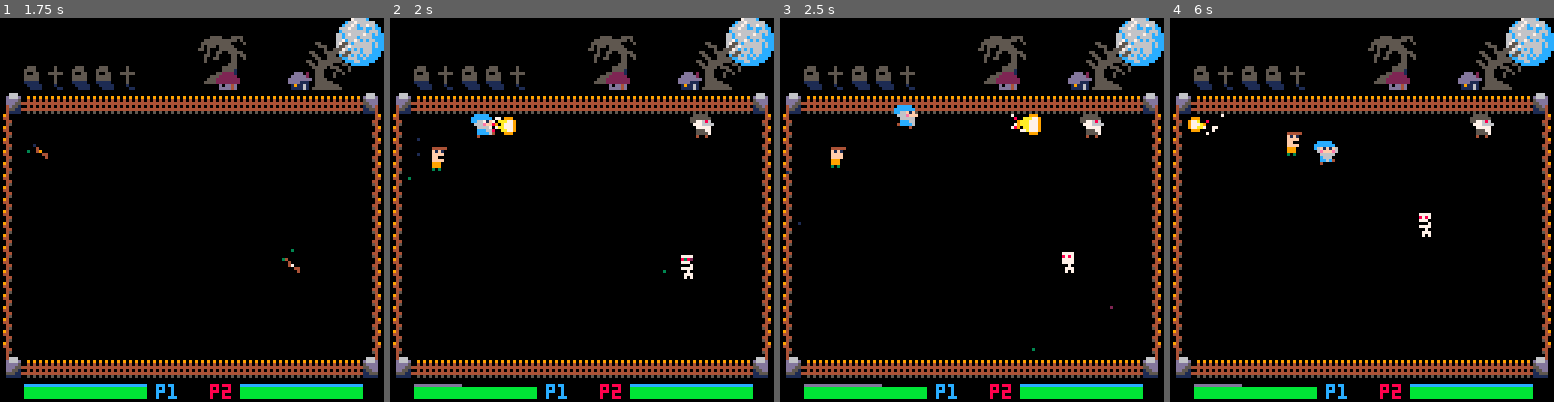
Above: before the commit, frames 1-4 (left to right).
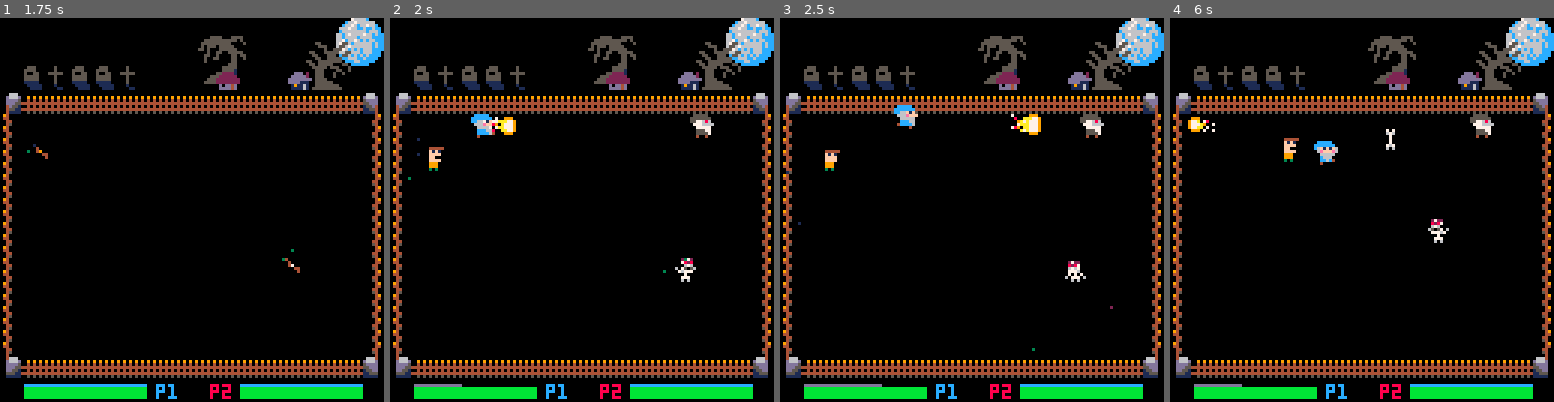
Above: after the commit, the same moments.

Repository: ravertass/wizardkingz
Game: PICO-8 cartridge wizardz.p8
Same seed, same stepped clock (60 frames per second), same inputs: the game is played once before the commit and once after it.
Inputs:
- Up to frame 1 (1.75 s): tap X (X key) at 0.33, 1.07 s; tap O (Z key) at 0.7, 1.7 s; hold Right from 1.6 s (still down)
- Up to frame 2 (2 s): keep holding Right; tap X (X key) at 1.85 s
- Up to frame 3 (2.5 s): release Right at 2.1 s; tap O (Z key) at 2.1 s; hold Up 2.15-2.42 s; hold Right from 2.47 s (still down)
- Up to frame 4 (6 s): tap O (Z key) every 0.4 s from 2.5 to 5.7 s; tap X (X key) at 2.97, 4.08, 5.2 s; release Right at 3.03 s; hold Left 3.08-3.58 s; hold Down 3.63-3.97 s; hold Right 4.02-4.68 s; hold Up 4.73-5.03 s; hold Left 5.08-5.68 s; hold Down from 5.73 s (still down)

Frame 1 is identical in both runs. In frame 2, 0.3% of the frame differs, in the area x 10-80%, y 25-69%; in frame 3, 0.5%; in frame 4, 0.7%, in the area x 8-73%, y 25-59%.

Commit message:
Add ranged projectiles for creatures

Diff:
--- a/wizardz.p8
+++ b/wizardz.p8
@@ -73,15 +73,18 @@
 ---- constants ----
 
 skeltal_sprs = {064, 065}
+skeltal_ranged_sprs = {068, 069}
 skeltal_spawn_sprs = {072, 073}
 human_sprs = {080, 081}
+human_ranged_sprs = {084, 085}
 human_spawn_sprs = {088, 089}
 c_startscreen_timer = "startscreen_timer"
 c_startscreen_timer_countdown_start = 1
 c_original_max_mana = 30
 projectile_sprs = {
   fireball = {128, 129},
-  lightning_ball = {132, 133, 134}
+  lightning_ball = {132, 133, 134},
+  bone = {070, 071}
 }
 
 bait_spr = {
@@ -252,12 +255,34 @@
       y = 0
     },
     type = 'human',
+    attack_type = 'melee',
     sprs = human_sprs,
     spr = human_sprs[1],
     spawn_sprs = human_spawn_sprs,
     spawn_time = time(),
     spawned = false,
     spawn_frame_count = 1,
+    last_projectile = time()
+  })
+end
+
+function add_human_ranged()
+  add(humans, {
+    x = rnd(104)+8,
+    y = rnd(72)+32,
+    vel = {
+      x = 0,
+      y = 0
+    },
+    type = 'human',
+    attack_type = 'ranged',
+    sprs = human_ranged_sprs,
+    spr = human_ranged_sprs[1],
+    spawn_sprs = human_spawn_sprs,
+    spawn_time = time(),
+    spawned = false,
+    spawn_frame_count = 1,
+    last_projectile = time()
   })
 end
 
@@ -270,12 +295,34 @@
       y = 0
     },
     type = 'skeltal',
+    attack_type = 'melee',
     sprs = skeltal_sprs,
     spr = skeltal_sprs[1],
     spawn_sprs = skeltal_spawn_sprs,
     spawn_time = time(),
     spawned = false,
     spawn_frame_count = 1,
+    last_projectile = time()
+  })
+end
+
+function add_skeltal_ranged()
+  add(skeltals, {
+    x = rnd(104)+8,
+    y = rnd(72)+32,
+    vel = {
+      x = 0,
+      y = 0
+    },
+    type = 'skeltal',
+    attack_type = 'ranged',
+    sprs = skeltal_ranged_sprs,
+    spr = skeltal_ranged_sprs[1],
+    spawn_sprs = skeltal_spawn_sprs,
+    spawn_time = time(),
+    spawned = false,
+    spawn_frame_count = 1,
+    last_projectile = time()
   })
 end
 
@@ -292,11 +339,12 @@
   skeltals = {}
   humans = {}
   projectiles = {}
+  creature_projectiles = {}
   expl_particles = {}
   baits = {}
   chests = {}
 
-  add_skeltal()
+  add_skeltal_ranged()
   add_human()
 
   music(c_song_1)
@@ -318,6 +366,19 @@
   }
 end
 
+function new_creature_projectile(x, y, dir, speed, _type)
+  return {
+    x = x,
+    y = y,
+    dir = dir,
+    type = "projectile",
+    projectile_type = _type,
+    spr = projectile_sprs[_type][1],
+    spr_ix = 1,
+    speed = speed,
+  }
+end
+
 function new_bait(x, y, bait_type, lifetime)
   return {
     x = x,
@@ -374,9 +435,10 @@
   update_player(pl2)
   foreach(chests, update_chest)
   foreach(baits, update_bait)
-  foreach(skeltals, update_skeltal)
-  foreach(humans, update_human)
+  foreach(skeltals, update_enemy)
+  foreach(humans, update_enemy)
   foreach(projectiles, update_projectile)
+  foreach(creature_projectiles, update_creature_projectile)
   generate_chests()
 end
 
@@ -637,18 +699,18 @@
 end
 
 function follow(target, e)
-  world_size = 128
-  norm_x=(target.x-e.x)/world_size
-  norm_y=(target.y-e.y)/world_size
+  local world_size = 128
+  local norm_x=(target.x-e.x)/world_size
+  local norm_y=(target.y-e.y)/world_size
   e.dir=atan2(norm_x,norm_y)
   move(e)
 end
 
 function move(e)
-  max_speed = 0.4
-  speed = rnd(max_speed)
-  dx=cos(e.dir)*speed
-  dy=sin(e.dir)*speed
+  local max_speed = 0.4
+  local speed = rnd(max_speed)
+  local dx=cos(e.dir)*speed
+  local dy=sin(e.dir)*speed
   e.vel.x = dx
   e.vel.y = dy
   e.x += dx
@@ -729,7 +791,7 @@
   elseif wpn.projectile_type == 'lightning_ball' then
     lightning_collision(wpn)
   elseif wpn.projectile_type == 'bone' then
-    ai_wpn_collision(wpn, pl1)
+    --ai_wpn_collision(wpn, pl1)
   elseif wpn.projectile_type == 'star' then
     ai_wpn_collision(wpn, pl2)
   else
@@ -805,38 +867,43 @@
   end
 end
 
-function update_skeltal(s)
-  if s.spawned then
+function update_enemy(e)
+  if e.spawned then
     local action = flr(rnd(10))
-    if action <= 8 then
-      target = select_target(s)
-      follow(target, s)
-    elseif action == 9 then
-      s.x = s.x + rnd(2) - 1
-      s.y = s.y + rnd(2) - 1
-    else
-      -- do nothing
-    end
-  else
-    spawn_creature(s)
-  end
-end
-
-function update_human(h)
-  if h.spawned then
-    local action = flr(rnd(10))
-    if action <= 8 then
-      target = select_target(h)
-      follow(target, h)
-    elseif action == 9 then
-      h.x = h.x + rnd(2) - 1
-      h.y = h.y + rnd(2) - 1
-    else
-      -- do nothing
-    end
-  else
-    spawn_creature(h)
-  end
+    if e.attack_type == 'melee' then
+      if action <= 8 then
+        target = select_target(e)
+        follow(target, e)
+      elseif action == 9 then
+        e.x = e.x + rnd(2) - 1
+        e.y = e.y + rnd(2) - 1
+      else
+        -- do nothing
+      end
+    elseif e.attack_type == 'ranged' then
+      if action <= 1 and e.last_projectile + 2 < time() then
+        e.last_projectile = time()
+        add_creature_projectile(e, 'bone')
+      elseif action <= 5 then
+        target = select_target(e)
+        follow(target, e)
+      elseif action == 9 then
+        e.x = e.x + rnd(2) - 1
+        e.y = e.y + rnd(2) - 1
+      else
+        -- do nothing
+      end
+    end
+  else
+    spawn_creature(e)
+  end
+end
+
+function update_creature_projectile(e)
+  local dx=cos(e.dir)*e.speed
+  local dy=sin(e.dir)*e.speed
+  e.x += dx
+  e.y += dy
 end
 
 function spawn_creature(c)
@@ -846,6 +913,20 @@
   if c.spawn_frame_count % 5 == 0 then
     add(expl_particles, create_expl_particle(c.x, c.y, 0, 0, flr(rnd(3))+1))
   end
+end
+
+function add_creature_projectile(c, type)
+  local target
+  if type == 'bone' then
+    target = pl1
+  else
+    target = pl2
+  end
+  local world_size = 128
+  local norm_x=(target.x-c.x)/world_size
+  local norm_y=(target.y-c.y)/world_size
+  local dir = atan2(norm_x,norm_y)
+  add(creature_projectiles, new_creature_projectile(c.x, c.y, dir, 2, type))
 end
 
 function select_target(s)
@@ -1021,6 +1102,8 @@
   draw_fences()
   draw_enemies()
   draw_players()
+  foreach(creature_projectiles, draw_entity)
+  foreach(creature_projectiles, update_projectile_spr)
   foreach(projectiles, draw_entity)
   foreach(projectiles, update_projectile_spr)
   foreach(expl_particles, update_expl_particle)
@@ -1098,24 +1181,32 @@
 end
 
 function update_projectile_spr(e)
-  e.spr_ix += 1
-  if e.spr_ix > #(projectile_sprs[e.projectile_type]) then
-    e.spr_ix = 1
-  end
-
-  e.flip_x = e.vel.x < 0
-  e.flip_y = e.vel.y < 0
-  e.spr = projectile_sprs[e.projectile_type][e.spr_ix]
-  if e.vel.x == 0 then
-    e.spr += 16
-  elseif e.vel.x != 0 and e.vel.y != 0 then
-    e.spr += 32
-  end
-  e.size += e.size_dx
-  if e.size >= 10 then
-    e.size_dx = -1
-  elseif e.size <= 7 then
-    e.size_dx = 1
+  if e.projectile_type == 'bone' or e.projectile_type == 'star' then
+    e.spr = projectile_sprs[e.projectile_type][ceil(e.spr_ix/5)]
+    e.spr_ix += 1
+    if e.spr_ix > 9 then
+      e.spr_ix = 1
+    end
+  else
+    e.spr_ix += 1
+    if e.spr_ix > #(projectile_sprs[e.projectile_type]) then
+      e.spr_ix = 1
+    end
+
+    e.flip_x = e.vel.x < 0
+    e.flip_y = e.vel.y < 0
+    e.spr = projectile_sprs[e.projectile_type][e.spr_ix]
+    if e.vel.x == 0 then
+      e.spr += 16
+    elseif e.vel.x != 0 and e.vel.y != 0 then
+      e.spr += 32
+    end
+    e.size += e.size_dx
+    if e.size >= 10 then
+      e.size_dx = -1
+    elseif e.size <= 7 then
+      e.size_dx = 1
+    end
   end
 end
 
@@ -1227,13 +1318,17 @@
 end
 
 function draw_projectile(e)
-  spr_x = flr(e.spr % 16) * 8
-  spr_y = flr(e.spr / 16) * 8
-  pos_x = e.x - ((e.size - 8) / 2)
-  pos_y = e.y - ((e.size - 8) / 2)
-  sspr(spr_x, spr_y, 8, 8, pos_x, pos_y, e.size, e.size, e.flip_x, e.flip_y)
-  for i = 0, 5 do
-    add_particle(e)
+  if e.projectile_type == 'bone' or e.projectile_type == 'star' then
+    spr(e.spr, e.x, e.y)
+  else
+    spr_x = flr(e.spr % 16) * 8
+    spr_y = flr(e.spr / 16) * 8
+    pos_x = e.x - ((e.size - 8) / 2)
+    pos_y = e.y - ((e.size - 8) / 2)
+    sspr(spr_x, spr_y, 8, 8, pos_x, pos_y, e.size, e.size, e.flip_x, e.flip_y)
+    for i = 0, 5 do
+      add_particle(e)
+    end
   end
 end
 
